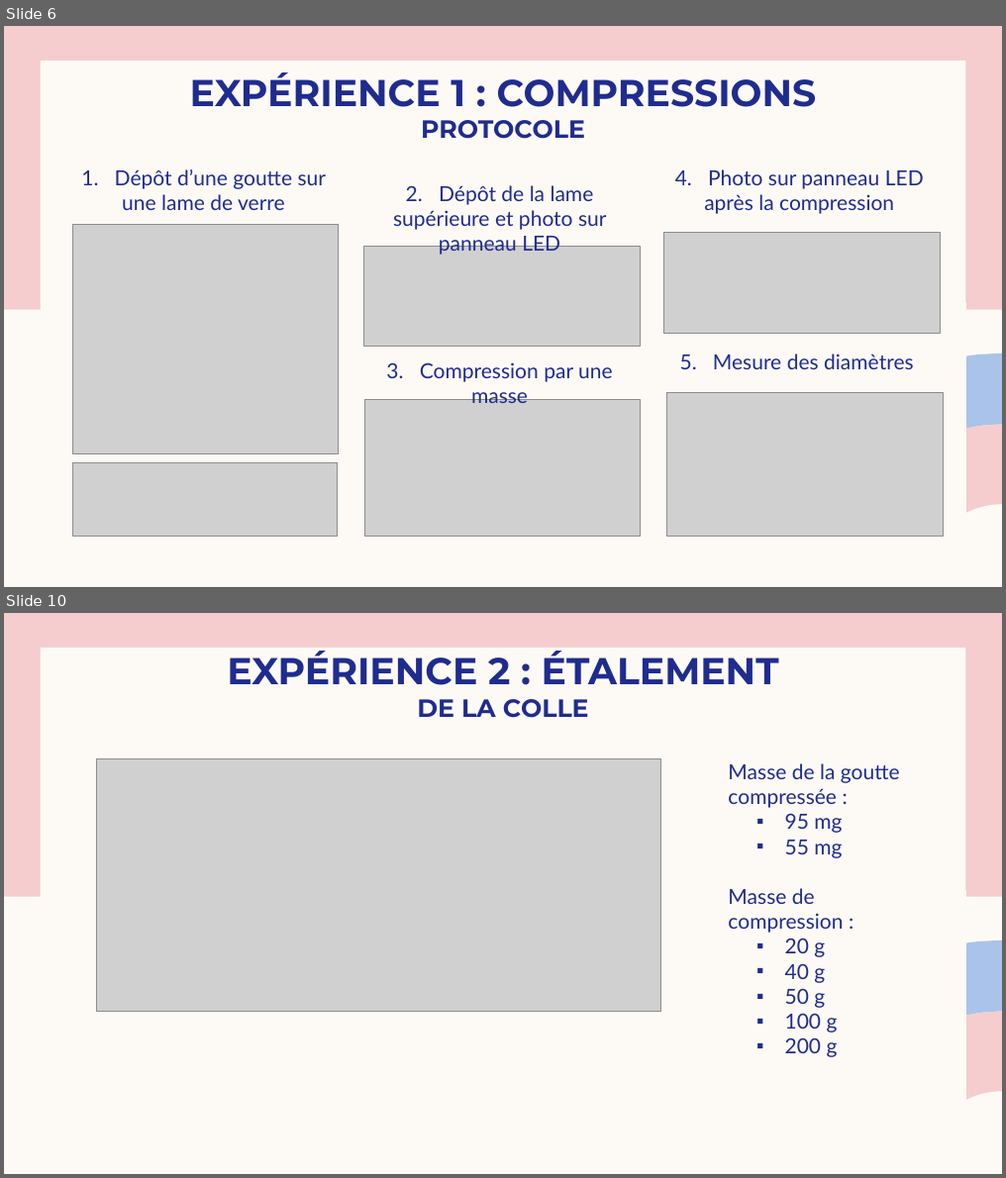
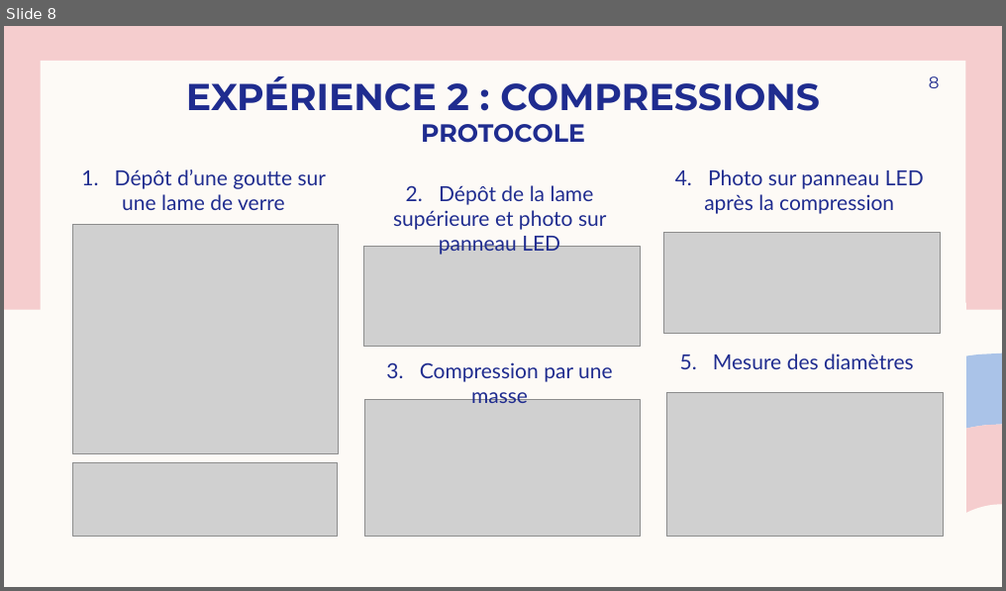
Before and after one commit to Josephine-gith/VS, a slide deck: PPT/Viscoplastic Squeeze pptGE 2.pptx. Shown one above the other, each under a label of ours: slides 6 and 10 before the commit, slide 8 after it; the slides between them are not shown. The pictures are 1006x1178 and 1006x591 pixels, drawn with LibreOffice and Linux fonts; fonts in the diff are those of the drawing; grey boxes stand for pictures. Boxes give left, top, right and bottom in pixels: in the first picture for what was removed or moved away, otherwise in the second. Text is boxed around its words. In the diff, an @@ line names an element or a change of style, - is before the commit and + after.

```diff
--- a/PPT/Viscoplastic Squeeze pptGE 2.pptx
+++ b/PPT/Viscoplastic Squeeze pptGE 2.pptx
@@ slide 10 removed at [4, 613, 1002, 1174], background #FDFAF6; not listed: 5 template elements that a slide beside it also shows @@
@@ title removed at [227, 651, 779, 718] @@
-EXPÉRIENCE 2 : ÉTALEMENT
-DE LA COLLE
@@ picture removed at [96, 759, 660, 1012] @@
@@ text removed at [728, 763, 900, 1058] @@
-Masse de la goutte compressée :
-  ▪ 95 mg
-  ▪ 55 mg
-Masse de compression :
-  ▪ 20 g
-  ▪ 40 g
-  ▪ 50 g
-  ▪ 100 g
-  ▪ 200 g
@@ rectangle removed at [759, 890, 966, 1174] @@
@@ what was slide 6 is now slide 8 @@
@@ slide 8 changed as well @@
@@ title at [186, 76, 820, 143]: text changed @@
-EXPÉRIENCE 1 : COMPRESSIONS
-PROTOCOLE
+EXPÉRIENCE 2 : COMPRESSIONS
+PROTOCOLE
@@ page number added at [929, 76, 940, 88], 16 pt, text #1F2C8F @@
+8
```
Also in this commit, not shown: 9 other slides changed, 21 other files.
